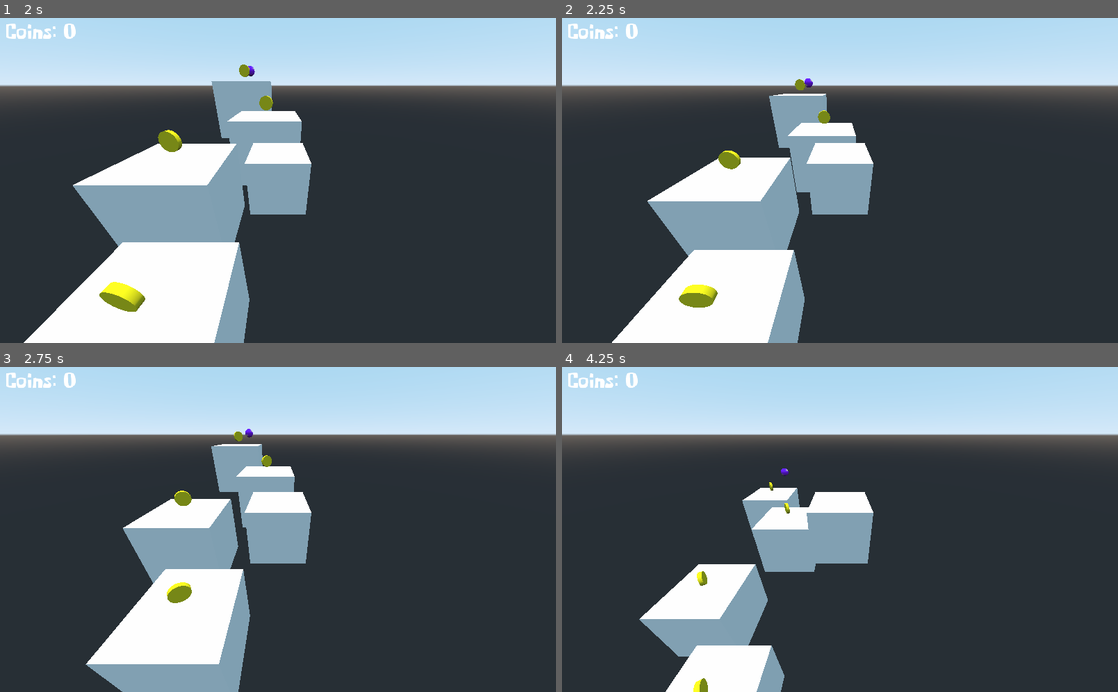
Above: before the commit, frames 1-4 (two rows, left to right).
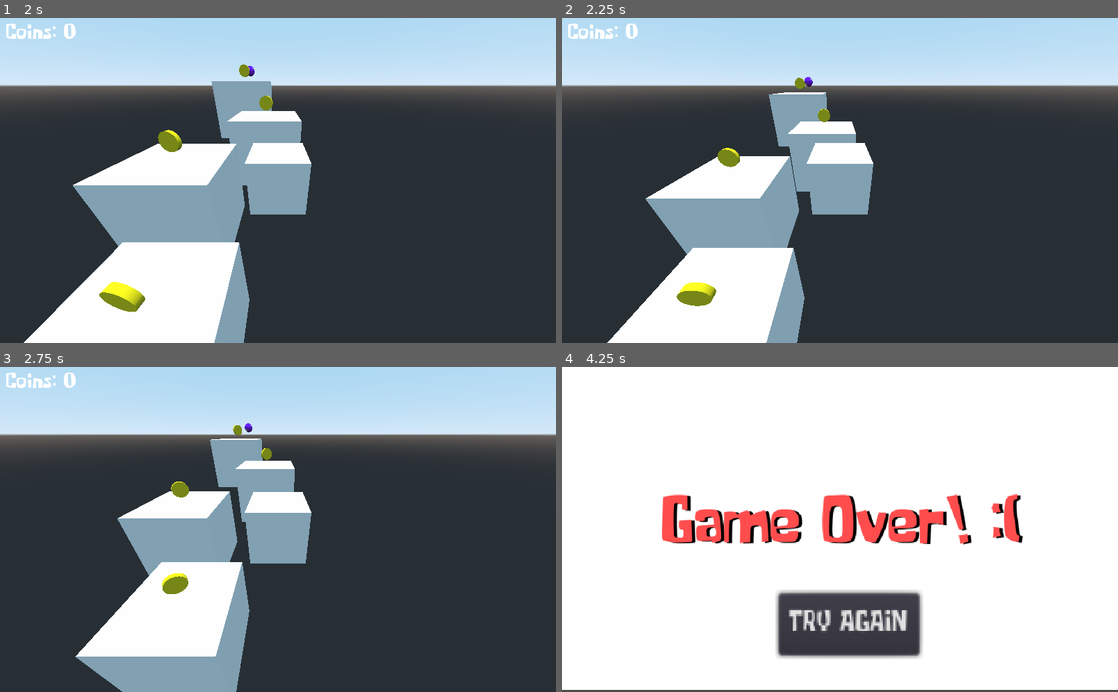
Above: after the commit, the same moments.

Repository: dwlcj/Project2
Game: Godot game, scene res://StartScreen.tscn
Two runs of this game, one before a commit and one after it. Both use one fixed random seed, a clock stepped at 60 frames per second and the inputs below.
Inputs:
- Up to frame 1 (2 s): click "PLAY" at 0.5 s; hold Right (ui_right) from 1.28 s (still down); hold Space (ui_space) from 1.28 s (still down)
- Up to frame 2 (2.25 s): release Right (ui_right) at 2.03 s; release Space (ui_space) at 2.03 s; hold Down (ui_down) from 2.03 s (still down); tap Space (ui_space) at 2.1 s
- Up to frame 3 (2.75 s): keep holding Down (ui_down)
- Up to frame 4 (4.25 s): release Down (ui_down) at 2.78 s; hold Right (ui_right) 2.78-3.53 s; hold Space (ui_space) 2.78-3.53 s; hold Up (ui_up) from 3.53 s (still down); tap Space (ui_space) at 3.6 s

Frame 1 is identical in both runs. In frame 2, 1.3% of the frame differs, in the area x 8-53%, y 18-100%; in frame 3, 4.2%; in frame 4, 92%, in the area x 0-100%, y 0-100%.

Commit message:
single jump

Diff:
--- /dev/null
+++ b/Area.gd
@@ -0,0 +1,19 @@
+extends Area
+
+# Declare member variables here. Examples:
+# var a = 2
+# var b = "text"
+signal hit_floor
+# Called when the node enters the scene tree for the first time.
+func _ready():
+	pass # Replace with function body.
+
+# Called every frame. 'delta' is the elapsed time since the previous frame.
+#func _process(delta):
+#	pass
+
+
+
+
+func _on_Area_body_entered(body):
+	emit_signal("hit_floor")
--- a/Floor.tscn
+++ b/Floor.tscn
@@ -1,7 +1,8 @@
-[gd_scene load_steps=6 format=2]
+[gd_scene load_steps=7 format=2]
 
 [ext_resource path="res://Floor.gd" type="Script" id=1]
-[ext_resource path="res://CoinObject.tscn" type="PackedScene" id=2]
+[ext_resource path="res://Area.gd" type="Script" id=2]
+[ext_resource path="res://CoinObject.tscn" type="PackedScene" id=3]
 
 [sub_resource type="CubeMesh" id=1]
 size = Vector3( 10, 10, 10 )
@@ -24,10 +25,13 @@
 shape = SubResource( 2 )
 
 [node name="Area" type="Area" parent="."]
+transform = Transform( 1, 0, 0, 0, 1, 0, 0, 0, 1, 0, 4.80934, 0 )
+script = ExtResource( 2 )
 
 [node name="CollisionShape" type="CollisionShape" parent="Area"]
 transform = Transform( 1, 0, 0, 0, 1, 0, 0, 0, 1, 0, 0.264414, 0 )
 shape = SubResource( 3 )
 
-[node name="Spatial" parent="." instance=ExtResource( 2 )]
+[node name="Spatial" parent="." instance=ExtResource( 3 )]
 transform = Transform( 1, 0, 0, 0, 1, 0, 0, 0, 1, 0, 6.79392, 0 )
+[connection signal="body_entered" from="Area" to="Area" method="_on_Area_body_entered"]
--- a/KinematicBody.gd
+++ b/KinematicBody.gd
@@ -3,6 +3,7 @@
 var gravity = -9.8 * 3
 var velocity = Vector3()
 var camera
+var jumps = 1
 
 const SPEED = 10
 const ACCELERATION = 8
@@ -10,6 +11,13 @@
 
 func _ready():
 	camera = get_node("../Camera").get_global_transform()
+	get_parent().get_parent().get_child(0).get_child(2).connect("hit_floor", self, "hit_floor_received")
+	get_parent().get_parent().get_child(1).get_child(2).connect("hit_floor", self, "hit_floor_received")
+	get_parent().get_parent().get_child(2).get_child(2).connect("hit_floor", self, "hit_floor_received")
+	get_parent().get_parent().get_child(3).get_child(2).connect("hit_floor", self, "hit_floor_received")
+
+func hit_floor_received():
+	jumps = 1
 
 func _process(delta):
 	if translation.y < -12:
@@ -34,7 +42,9 @@
 	hv.y = 0
 
 	if Input.is_action_pressed("ui_space"):
-		velocity.y = 10
+		if(jumps > 0):
+			jumps = jumps - 1
+			velocity.y = 10
 	elif velocity.y < -SPEED / 2 and Input.is_action_pressed("ui_glide"):
 		velocity.y = -SPEED / 2
 	else:
--- a/Main.tscn
+++ b/Main.tscn
@@ -1,22 +1,22 @@
 [gd_scene load_steps=5 format=2]
 
-[ext_resource path="res://GUI.tscn" type="PackedScene" id=1]
+[ext_resource path="res://Floor.tscn" type="PackedScene" id=1]
 [ext_resource path="res://NewPlayer.tscn" type="PackedScene" id=2]
 [ext_resource path="res://Goal.tscn" type="PackedScene" id=3]
-[ext_resource path="res://Floor.tscn" type="PackedScene" id=4]
+[ext_resource path="res://GUI.tscn" type="PackedScene" id=4]
 
 [node name="Main" type="Spatial"]
 transform = Transform( 1, 0, 0, 0, 1, 0, 0, 0, 1, -0.0127995, 0, 0.00190115 )
 
-[node name="StaticBody" parent="." instance=ExtResource( 4 )]
+[node name="StaticBody" parent="." instance=ExtResource( 1 )]
 
-[node name="StaticBody2" parent="." instance=ExtResource( 4 )]
+[node name="StaticBody2" parent="." instance=ExtResource( 1 )]
 transform = Transform( 1, 0, 0, 0, 1, 0, 0, 0, 1, 3.52529, 4.41298, 10.8599 )
 
-[node name="StaticBody3" parent="." instance=ExtResource( 4 )]
+[node name="StaticBody3" parent="." instance=ExtResource( 1 )]
 transform = Transform( 1, 0, 0, 0, 1, 0, 0, 0, 1, -3.89117, 8.58611, 23.1994 )
 
-[node name="StaticBody4" parent="." instance=ExtResource( 4 )]
+[node name="StaticBody4" parent="." instance=ExtResource( 1 )]
 transform = Transform( 1, 0, 0, 0, 1, 0, 0, 0, 1, 0.117231, 11.4427, 33.6185 )
 
 [node name="Spatial" parent="." instance=ExtResource( 2 )]
@@ -27,7 +27,7 @@
 
 [node name="CanvasLayer" type="CanvasLayer" parent="."]
 
-[node name="Control" parent="CanvasLayer" instance=ExtResource( 1 )]
+[node name="Control" parent="CanvasLayer" instance=ExtResource( 4 )]
 
 [node name="DirectionalLight" type="DirectionalLight" parent="."]
-transform = Transform( 1, 0, 0, 0, -1.62921e-07, 1, 0, -1, -1.62921e-07, 0, 23.0537, 0 )
+transform = Transform( 1, 0, 0, 0, -1.62921e-007, 1, 0, -1, -1.62921e-007, 0, 23.0537, 0 )
